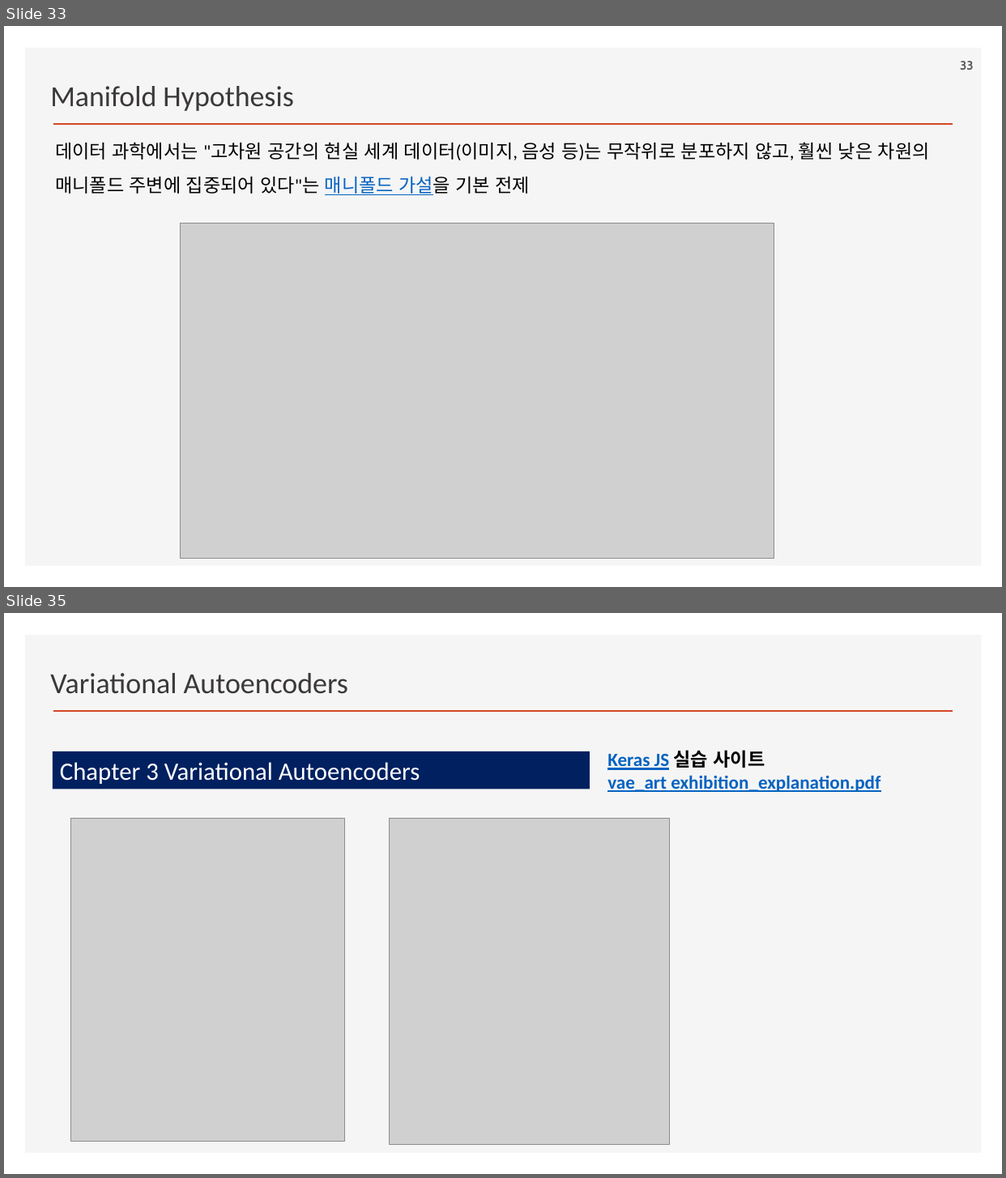
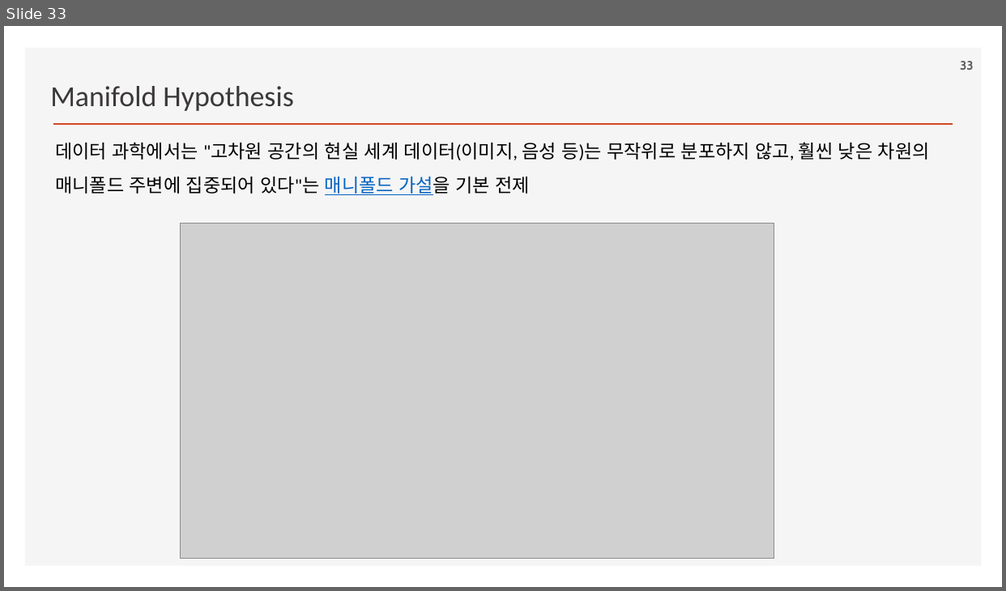
Before and after one commit to ancestor9/2026_Fall_Generative-Deep-Learning, a slide deck: Chapter 01 Generative Deep Learning.pptx. Shown one above the other, each under a label of ours: slides 33 and 35 before the commit, slide 33 after it; the slides between them are not shown. The pictures are 1006x1178 and 1006x591 pixels, drawn with LibreOffice and Linux fonts; fonts in the diff are those of the drawing; grey boxes stand for pictures; background and template pictures are left out. Boxes give left, top, right and bottom in pixels: in the first picture for what was removed or moved away, otherwise in the second. Text is boxed around its words. In the diff, an @@ line names an element or a change of style, - is before the commit and + after.

```diff
--- a/Chapter 01 Generative Deep Learning.pptx
+++ b/Chapter 01 Generative Deep Learning.pptx
@@ slide 35 removed at (x1=4, y1=613, x2=1002, y2=1174), background #FFFFFF; not listed: 2 template elements that a slide beside it also shows @@
@@ text removed at (x1=50, y1=673, x2=348, y2=694) @@
-Variational Autoencoders
@@ rectangle removed at (x1=53, y1=752, x2=590, y2=789) @@
-Chapter 3 Variational Autoencoders
@@ text removed at (x1=607, y1=750, x2=880, y2=792) @@
-Keras JS 실습 사이트
-vae_art exhibition_explanation.pdf
@@ picture removed at (x1=71, y1=819, x2=345, y2=1142) @@
@@ picture removed at (x1=390, y1=819, x2=670, y2=1145) @@
```
Also in this commit, not shown: 1 other slide removed, 1 other file.
